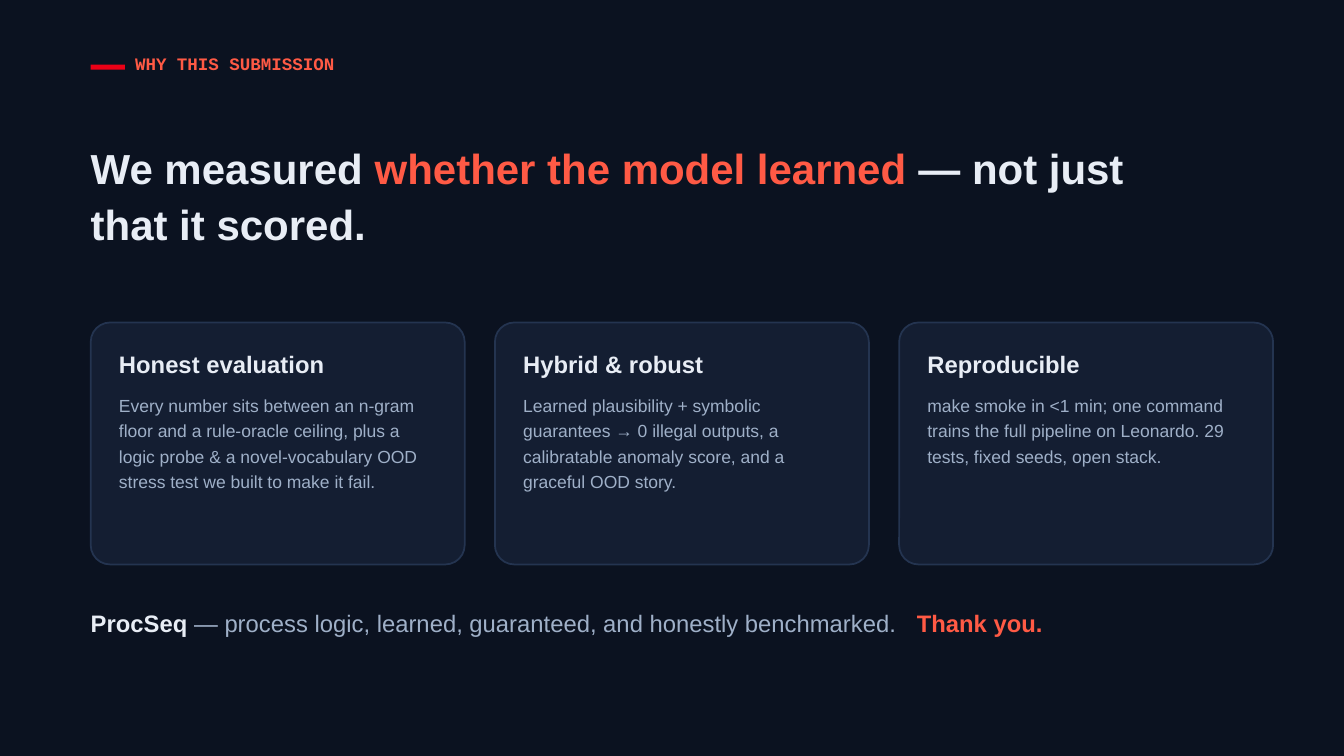
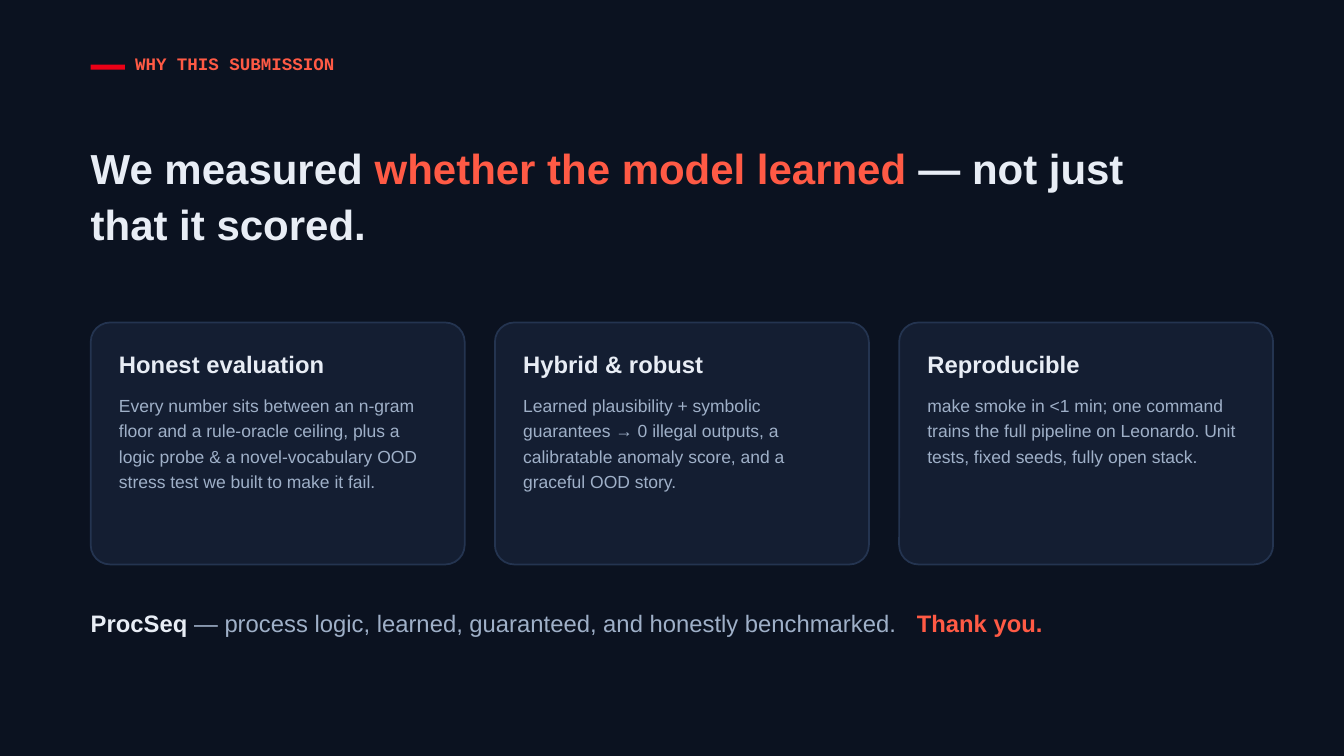
Before and after one commit to thuber19/zero_one_hack_01, a slide deck: slide 7 of tracks/industrial-infineon/solution/pitch/ProcSeq_Pitch.pptx. Drawn at 1344x756 pixels with LibreOffice and Linux fonts; fonts in the diff are those of the drawing. Boxes give left, top, right and bottom in pixels: in the first picture for what was removed or moved away, otherwise in the second. Text is boxed around its words. In the diff, an @@ line names an element or a change of style, - is before the commit and + after.

```diff
--- a/tracks/industrial-infineon/solution/pitch/ProcSeq_Pitch.pptx
+++ b/tracks/industrial-infineon/solution/pitch/ProcSeq_Pitch.pptx
@@ text at [927, 399, 1235, 467]: text changed @@
-make smoke in <1 min; one command trains the full pipeline on Leonardo. 29 tests, fixed seeds, open stack.
+make smoke in <1 min; one command trains the full pipeline on Leonardo. Unit tests, fixed seeds, fully open stack.
```
Also in this commit, not shown: 2 other slides changed, 50 other files.
